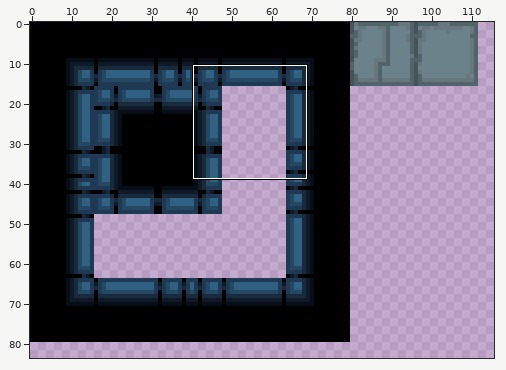
A pixel-art file gets an edit: examples/vacuum-outlaw/src/main/resources/tilesets/maps/StationOne_walls.aseprite. Above, an overview of the earlier version with the close-up marked.
Close-up. Before the commit:
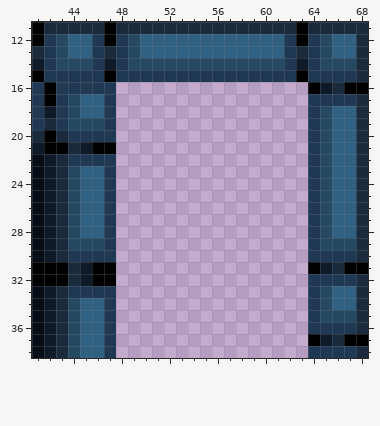
256x256 pixels, 1 frame. Shown: x 41..68, y 11..38. The wide view leaves out empty margins.
The same view after the edit:
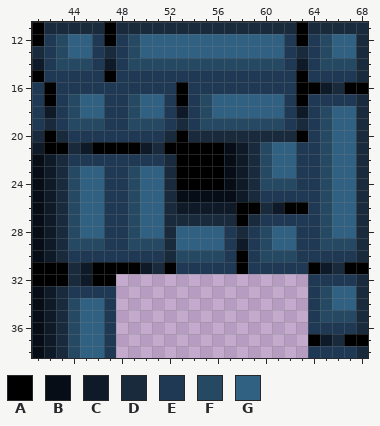
Palette (. is transparent): A #000000  B #060d16  C #0e1a28  D #192a3d  E #1f3854  F #254963  G #306082
Change:
y 16: x 48..63 ................ -> EEEEEAEEEEEEEEEA
y 17: x 48..63 ................ -> EFGGEAEFGGGGGGEA
y 18: x 48..63 ................ -> EFGGECEFGGGGGGEC
y 19: x 48..63 ................ -> EFFFEDEFFFFFFFED
y 20: x 48..63 ................ -> EEEEDADDDDDDDDDA
y 21: x 48..63 ................ -> AACDAAAAABCDFGGE
y 22: x 48..63 ................ -> EEEEDAAAABCDFGGE
y 23: x 48..63 ................ -> EFGGDAAAABCDFGGE
y 24: x 48..63 ................ -> EFGGDAAAABCDFFFE
y 25: x 48..63 ................ -> EFGGDBBBBBCDEEEE
y 26: x 48..63 ................ -> EFGGDCCCCCAADCAA
y 27: x 48..63 ................ -> EFGGDDDDDDADEEEE
y 28: x 48..63 ................ -> EFGGDGGGGEDEFGGE
y 29: x 48..63 ................ -> EFFFDGGGGECEFGGE
y 30: x 48..63 ................ -> EEEEDFFFFEAEFFFE
y 31: x 48..63 ................ -> AACDAEEEEEAEEEEE
Where, in picture pixels (left, top, right, bottom), the same in both close-ups:
added: (116, 82, 308, 274)
